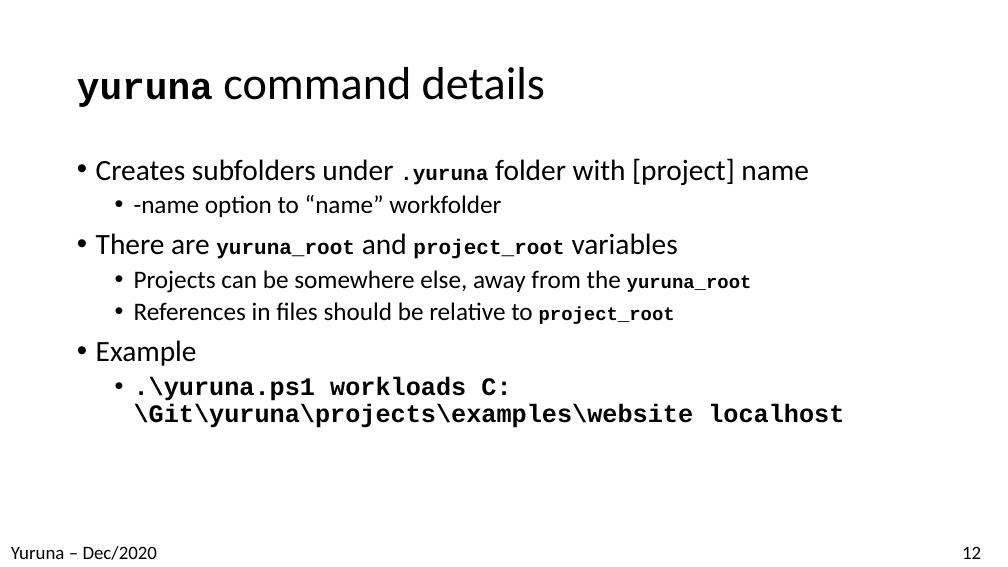
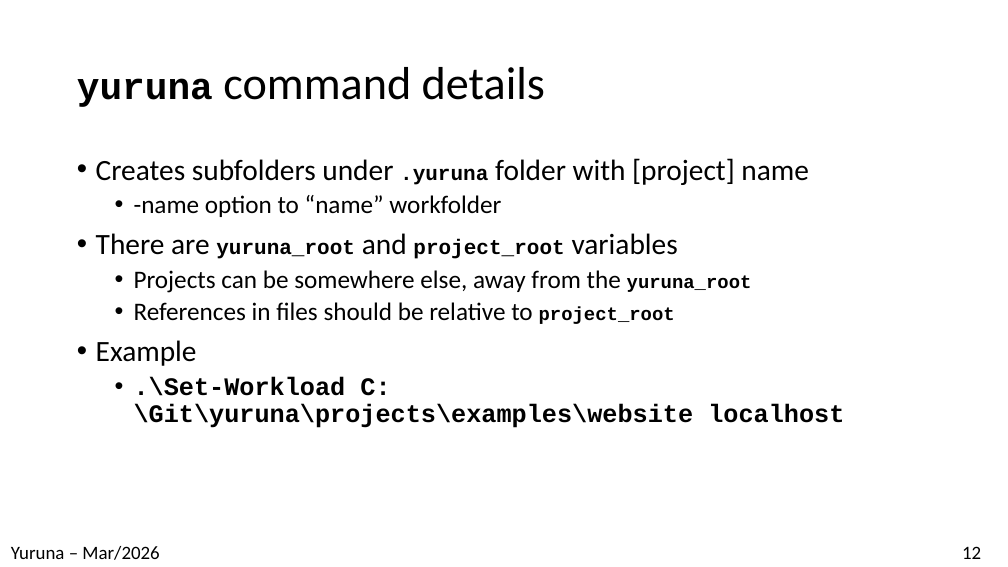
Before and after one commit to alissonsol/yuruna, a slide deck: slide 12 of docs/yuruna.pptx. Drawn at 1008x567 pixels with LibreOffice and Linux fonts; fonts in the diff are those of the drawing. Boxes give left, top, right and bottom in pixels: in the first picture for what was removed or moved away, otherwise in the second. Text is boxed around its words. In the diff, an @@ line names an element or a change of style, - is before the commit and + after.

```diff
--- a/docs/yuruna.pptx
+++ b/docs/yuruna.pptx
@@ text at [134,376,844,428]: text changed @@
-  • .\yuruna.ps1 workloads C:\Git\yuruna\projects\examples\website localhost
+  • .\Set-Workload C:\Git\yuruna\projects\examples\website localhost
@@ text at [11,546,159,560]: text changed @@
-Yuruna – Dec/2020
+Yuruna – Mar/2026
```
Also in this commit, not shown: 17 other slides changed, 7 other files.
